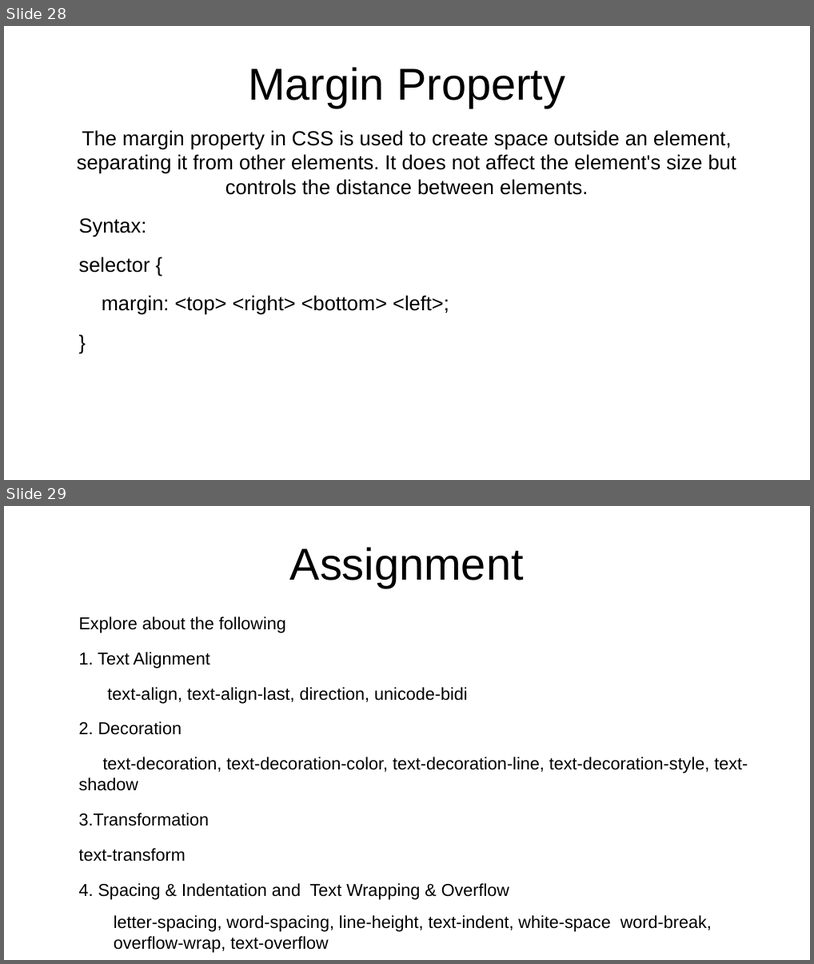
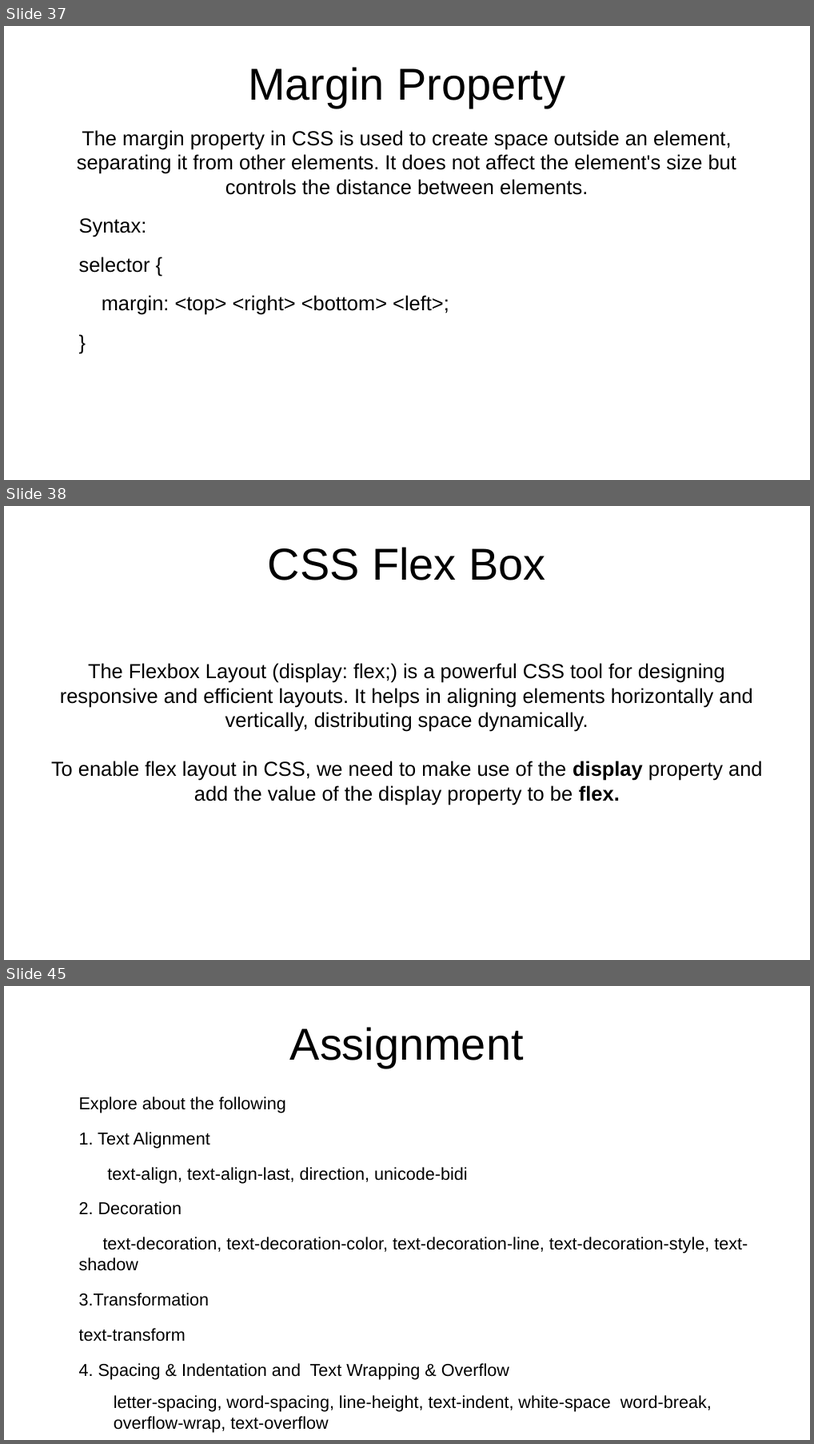
Before and after one commit to sam-rubin/exercises, a slide deck: Introduction_To_HTML.odp. Shown one above the other, each under a label of ours: slides 28 and 29 before the commit, slides 37, 38 and 45 after it; the slides between them are not shown. The pictures are 814x964 and 814x1444 pixels, drawn with LibreOffice and Linux fonts; fonts in the diff are those of the drawing. Boxes give left, top, right and bottom in pixels: in the first picture for what was removed or moved away, otherwise in the second. Text is boxed around its words. In the diff, an @@ line names an element or a change of style, - is before the commit and + after.

```diff
--- a/Introduction_To_HTML.odp
+++ b/Introduction_To_HTML.odp
@@ slide 38 added at bbox=[4, 506, 810, 960], background #FFFFFF @@
@@ title added at bbox=[268, 547, 546, 580], 44 pt, text #000000 @@
+CSS Flex Box
@@ subtitle added at bbox=[51, 663, 762, 804], 20 pt, text #000000 @@
+The Flexbox Layout (display: flex;) is a powerful CSS tool for designing responsive and efficient layouts. It helps in aligning elements horizontally and vertically, distributing space dynamically.
+To enable flex layout in CSS, we need to make use of the display property and add the value of the display property to be flex.
@@ what was slide 28 is now slide 37 @@
@@ what was slide 29 is now slide 45 @@
```
Also in this commit, not shown: 4 slides changed, 15 other slides added, 3 slides removed, 1 other file.
